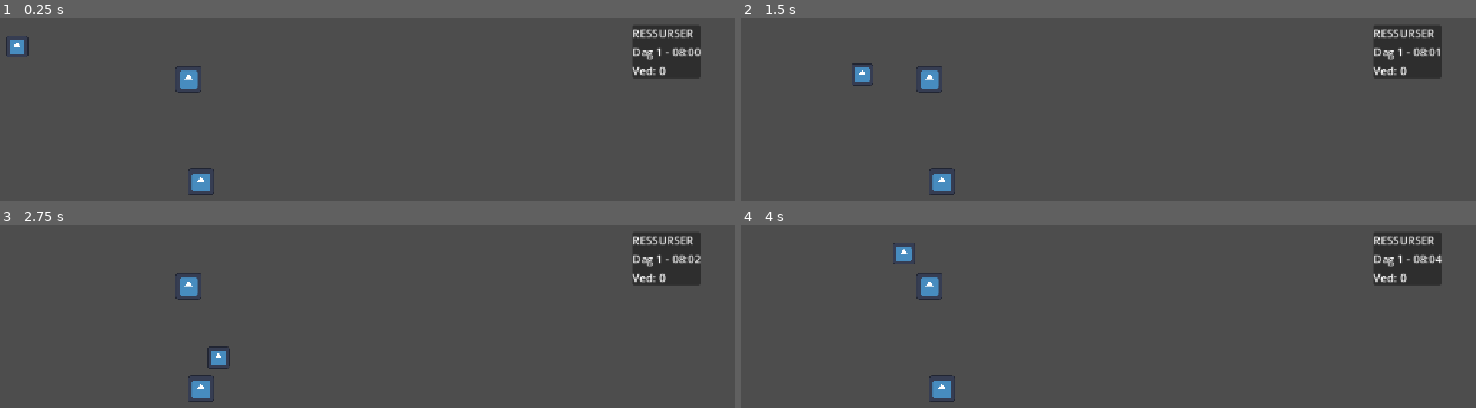
Above: before the commit, frames 1-4 (two rows, left to right).
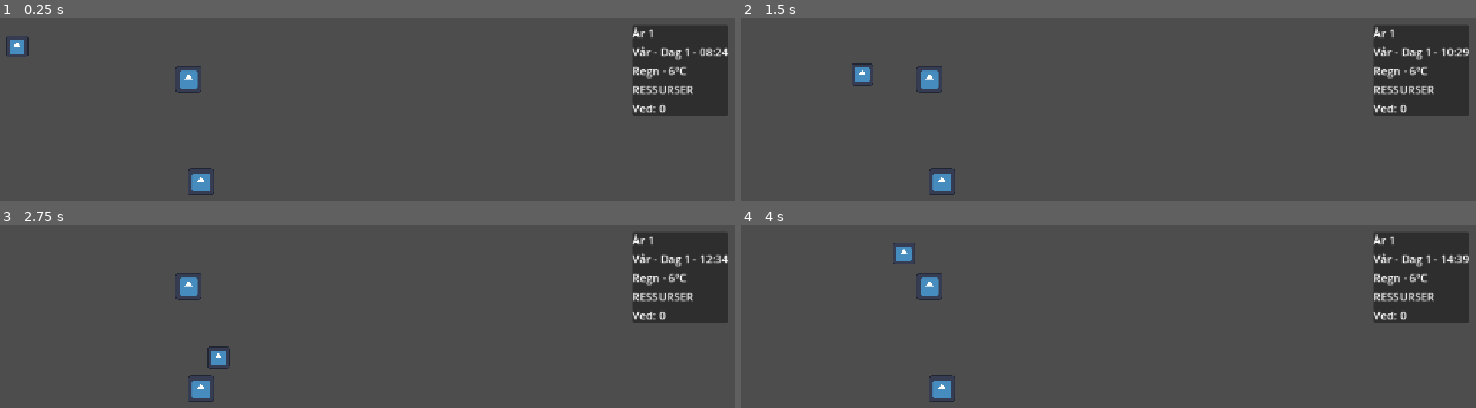
Above: after the commit, the same moments.

Repository: JayPeeJP/Nordgard
Game: Godot game, scene res://scenes/world/farm.tscn
The game is run twice, just before and just after one commit, with the same random seed, the same clock (stepped at 60 frames per second) and the same inputs. The project has no main scene, so this scene is started directly. The engine's default icon, where the game draws it, is replaced by a stand-in: a white triangle on a blue panel in a dark square.
Inputs:
- Up to frame 1 (0.25 s): no input
- Up to frame 2 (1.5 s): hold D (move_right) 0.53-1.28 s; hold E (interact) 0.53-1.28 s; hold S (move_down) from 1.28 s (still down); tap E (interact) at 1.35 s
- Up to frame 3 (2.75 s): release S (move_down) at 2.03 s; hold D (move_right) from 2.03 s (still down); hold E (interact) from 2.03 s (still down)
- Up to frame 4 (4 s): release D (move_right) at 2.78 s; release E (interact) at 2.78 s; hold W (move_up) 2.78-3.53 s; tap E (interact) at 2.85 s; hold A (move_left) from 3.53 s (still down); hold E (interact) from 3.53 s (still down)

The runs differ from the first frame. In frame 1, 4.3% of the frame differs, in the area x 85-100%, y 4-54%; in frame 2, 4.3%; in frame 3, 4.3%; in frame 4, 4.3%.

Commit message:
feat: add seasons weather and temperature systems

Diff:
--- a/autoload/game_time.gd
+++ b/autoload/game_time.gd
@@ -2,12 +2,23 @@
 
 signal time_changed(day: int, hour: int, minute: int)
 signal day_changed(day: int)
+signal season_changed(season: String)
+signal year_changed(year: int)
 
-@export var real_seconds_per_game_minute: float = 1.0
+@export var real_seconds_per_game_minute: float = 0.01
+@export var days_per_season: int = 2
 
 var day: int = 1
 var hour: int = 8
 var minute: int = 0
+var year: int = 1
+
+var seasons: Array[String] = [
+	"Vår",
+	"Sommer",
+	"Høst",
+	"Vinter"
+]
 
 var _timer: float = 0.0
 
@@ -15,7 +26,7 @@
 func _process(delta: float) -> void:
 	_timer += delta
 
-	if _timer >= real_seconds_per_game_minute:
+	while _timer >= real_seconds_per_game_minute:
 		_timer -= real_seconds_per_game_minute
 		advance_minute()
 
@@ -29,11 +40,42 @@
 
 	if hour >= 24:
 		hour = 0
-		day += 1
-		day_changed.emit(day)
+		advance_day()
 
 	time_changed.emit(day, hour, minute)
 
 
+func advance_day() -> void:
+	var previous_season := get_season()
+
+	day += 1
+
+	var days_per_year := days_per_season * seasons.size()
+
+	if day > days_per_year:
+		day = 1
+		year += 1
+		year_changed.emit(year)
+
+	var current_season := get_season()
+
+	if current_season != previous_season:
+		season_changed.emit(current_season)
+
+	day_changed.emit(day)
+
+
+func get_season_index() -> int:
+	return int((day - 1) / days_per_season)
+
+
+func get_season() -> String:
+	return seasons[get_season_index()]
+
+
+func get_day_of_season() -> int:
+	return ((day - 1) % days_per_season) + 1
+
+
 func get_time_string() -> String:
 	return "%02d:%02d" % [hour, minute]
--- /dev/null
+++ b/autoload/weather.gd
@@ -0,0 +1,95 @@
+extends Node
+
+signal weather_changed(weather: String, temperature: float)
+
+var current_weather: String = "Klart"
+var current_temperature: float = 10.0
+
+
+func _ready() -> void:
+	GameTime.day_changed.connect(_on_day_changed)
+	generate_daily_weather()
+
+
+func _on_day_changed(_day: int) -> void:
+	generate_daily_weather()
+
+
+func generate_daily_weather() -> void:
+	var season := GameTime.get_season()
+
+	match season:
+		"Vår":
+			generate_spring_weather()
+		"Sommer":
+			generate_summer_weather()
+		"Høst":
+			generate_autumn_weather()
+		"Vinter":
+			generate_winter_weather()
+
+	weather_changed.emit(current_weather, current_temperature)
+
+	print(
+		"Weather: ",
+		current_weather,
+		" | Temperature: ",
+		current_temperature,
+		"°C"
+	)
+
+
+func generate_spring_weather() -> void:
+	current_temperature = randf_range(2.0, 15.0)
+
+	var roll := randf()
+
+	if roll < 0.45:
+		current_weather = "Klart"
+	elif roll < 0.80:
+		current_weather = "Regn"
+	else:
+		current_weather = "Overskyet"
+
+
+func generate_summer_weather() -> void:
+	current_temperature = randf_range(10.0, 27.0)
+
+	var roll := randf()
+
+	if roll < 0.55:
+		current_weather = "Klart"
+	elif roll < 0.80:
+		current_weather = "Regn"
+	else:
+		current_weather = "Overskyet"
+
+
+func generate_autumn_weather() -> void:
+	current_temperature = randf_range(-2.0, 14.0)
+
+	var roll := randf()
+
+	if roll < 0.25:
+		current_weather = "Klart"
+	elif roll < 0.65:
+		current_weather = "Regn"
+	elif roll < 0.90:
+		current_weather = "Overskyet"
+	else:
+		current_weather = "Storm"
+
+
+func generate_winter_weather() -> void:
+	current_temperature = randf_range(-18.0, 4.0)
+
+	var roll := randf()
+
+	if roll < 0.25:
+		current_weather = "Klart"
+	elif roll < 0.65:
+		current_weather = "Snø"
+	elif roll < 0.90:
+		current_weather = "Overskyet"
+	else:
+		current_weather = "Snøstorm"
--- a/project.godot
+++ b/project.godot
@@ -18,6 +18,7 @@
 
 Inventory="*uid://r62jvomg8pxr"
 GameTime="*uid://cn27i1megc4th"
+Weather="*uid://bb46x8cmhkxom"
 
 [display]
 
--- a/scenes/ui/hud.tscn
+++ b/scenes/ui/hud.tscn
@@ -22,14 +22,22 @@
 [node name="VBoxContainer" type="VBoxContainer" parent="InventoryPanel/MarginContainer" unique_id=1745224615]
 layout_mode = 2
 
-[node name="TitleLabel" type="Label" parent="InventoryPanel/MarginContainer/VBoxContainer" unique_id=1300849104]
+[node name="YearLabel" type="Label" parent="InventoryPanel/MarginContainer/VBoxContainer" unique_id=921347735]
 layout_mode = 2
-text = "RESSURSER"
+text = "År 1"
 
 [node name="TimeLabel" type="Label" parent="InventoryPanel/MarginContainer/VBoxContainer" unique_id=61501149]
 layout_mode = 2
 text = "Dag 1 - 08:00"
 
+[node name="WeatherLabel" type="Label" parent="InventoryPanel/MarginContainer/VBoxContainer" unique_id=1632456033]
+layout_mode = 2
+text = "Klart - 10°C"
+
+[node name="TitleLabel" type="Label" parent="InventoryPanel/MarginContainer/VBoxContainer" unique_id=1300849104]
+layout_mode = 2
+text = "RESSURSER"
+
 [node name="WoodLabel" type="Label" parent="InventoryPanel/MarginContainer/VBoxContainer" unique_id=1239624205]
 layout_mode = 2
 text = "Ved: 0"
--- a/scripts/ui/hud.gd
+++ b/scripts/ui/hud.gd
@@ -1,15 +1,22 @@
 extends Control
 
+@onready var year_label: Label = $InventoryPanel/MarginContainer/VBoxContainer/YearLabel
 @onready var time_label: Label = $InventoryPanel/MarginContainer/VBoxContainer/TimeLabel
+@onready var weather_label: Label = $InventoryPanel/MarginContainer/VBoxContainer/WeatherLabel
 @onready var wood_label: Label = $InventoryPanel/MarginContainer/VBoxContainer/WoodLabel
 
 
 func _ready() -> void:
 	Inventory.inventory_changed.connect(update_inventory)
 	GameTime.time_changed.connect(update_time)
+	Weather.weather_changed.connect(update_weather)
 
 	update_inventory()
 	update_time(GameTime.day, GameTime.hour, GameTime.minute)
+	update_weather(
+		Weather.current_weather,
+		Weather.current_temperature
+	)
 
 
 func update_inventory() -> void:
@@ -17,5 +24,22 @@
 	wood_label.text = "Ved: " + str(wood)
 
 
-func update_time(day: int, _hour: int, _minute: int) -> void:
-	time_label.text = "Dag " + str(day) + " - " + GameTime.get_time_string()
+func update_time(_day: int, _hour: int, _minute: int) -> void:
+	year_label.text = "År " + str(GameTime.year)
+
+	time_label.text = (
+		GameTime.get_season()
+		+ " - Dag "
+		+ str(GameTime.get_day_of_season())
+		+ " - "
+		+ GameTime.get_time_string()
+	)
+
+
+func update_weather(weather: String, temperature: float) -> void:
+	weather_label.text = (
+		weather
+		+ " - "
+		+ str(roundi(temperature))
+		+ "°C"
+	)
Not shown, added: autoload/weather.gd.uid
